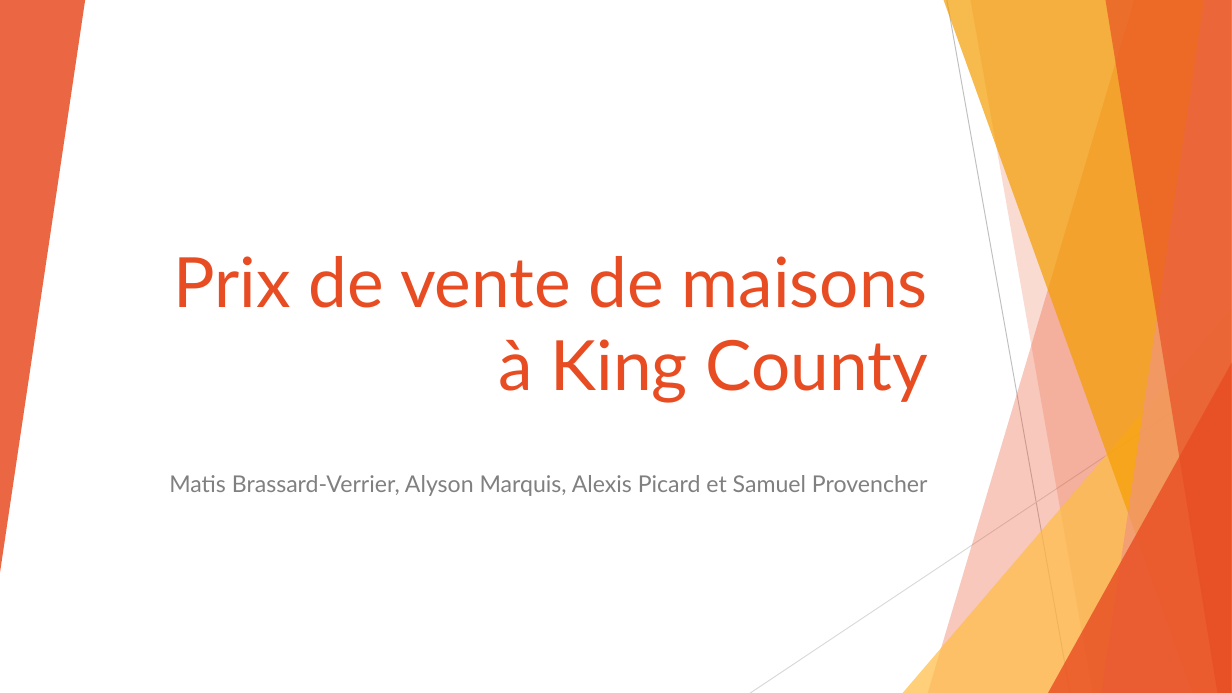
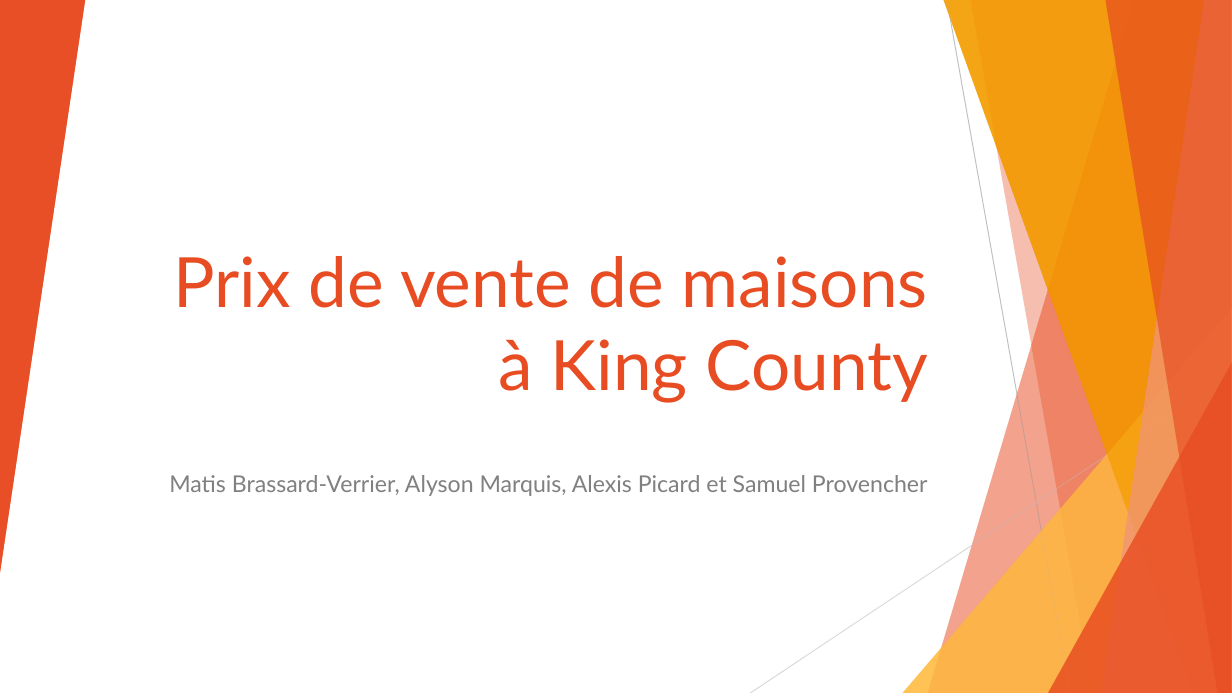
Before and after one commit to SamuelProvencher/TP-Apprentissage, a slide deck: slide 1 of PP.pptx. Drawn at 1232x693 pixels with LibreOffice and Linux fonts; fonts in the diff are those of the drawing. Boxes give left, top, right and bottom in pixels: in the first picture for what was removed or moved away, otherwise in the second. Text is boxed around its words. In the diff, an @@ line names an element or a change of style, - is before the commit and + after.

```diff
--- a/PP.pptx
+++ b/PP.pptx
@@ group added at (0,0,1232,693): 5 freeform shapes, 3 triangles, 2 lines @@
@@ line removed from (947, 0) to (1070, 693) @@
@@ line removed from (1232, 372) to (750, 693) @@
```
Also in this commit, not shown: 3 other slides changed, 1 other file.
